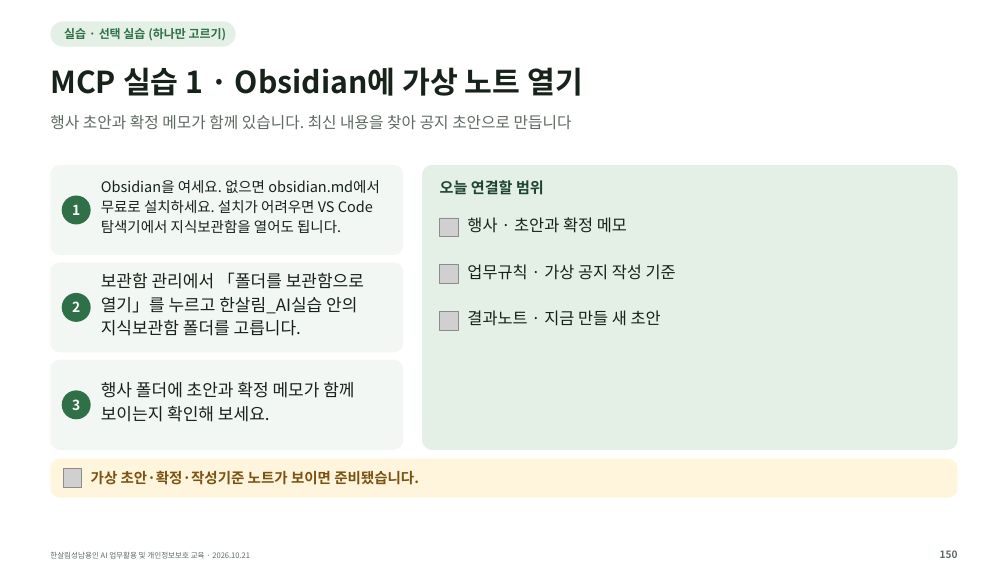
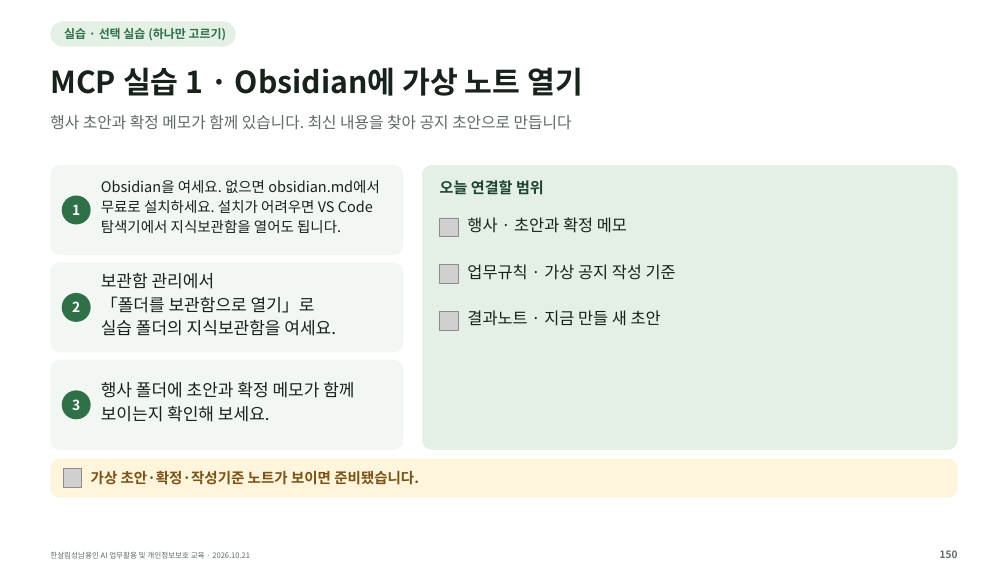
Before and after one commit to kscold/kscold-blog-version-2, a slide deck: slide 150 of apps/web/public/hansalim/files/한살림_AI교육_강의자료.pptx. Drawn at 1008x567 pixels with LibreOffice and Linux fonts; fonts in the diff are those of the drawing; grey boxes stand for pictures. Boxes give left, top, right and bottom in pixels: in the first picture for what was removed or moved away, otherwise in the second. Text is boxed around its words. In the diff, an @@ line names an element or a change of style, - is before the commit and + after.

Commit message:
fix(frontend): 한살림 강의 자료 줄바꿈 전수 점검 반영판으로 갱신

```diff
--- a/apps/web/public/hansalim/files/한살림_AI교육_강의자료.pptx
+++ b/apps/web/public/hansalim/files/한살림_AI교육_강의자료.pptx
@@ text at bbox=[101, 272, 336, 336]: text changed @@
-보관함 관리에서 「폴더를 보관함으로
-열기」를 누르고 한살림_AI실습 안의
-지식보관함 폴더를 고릅니다.
+보관함 관리에서
+「폴더를 보관함으로 열기」로
+실습 폴더의 지식보관함을 여세요.
```
Also in this commit, not shown: 61 other slides changed, 3 other files.
